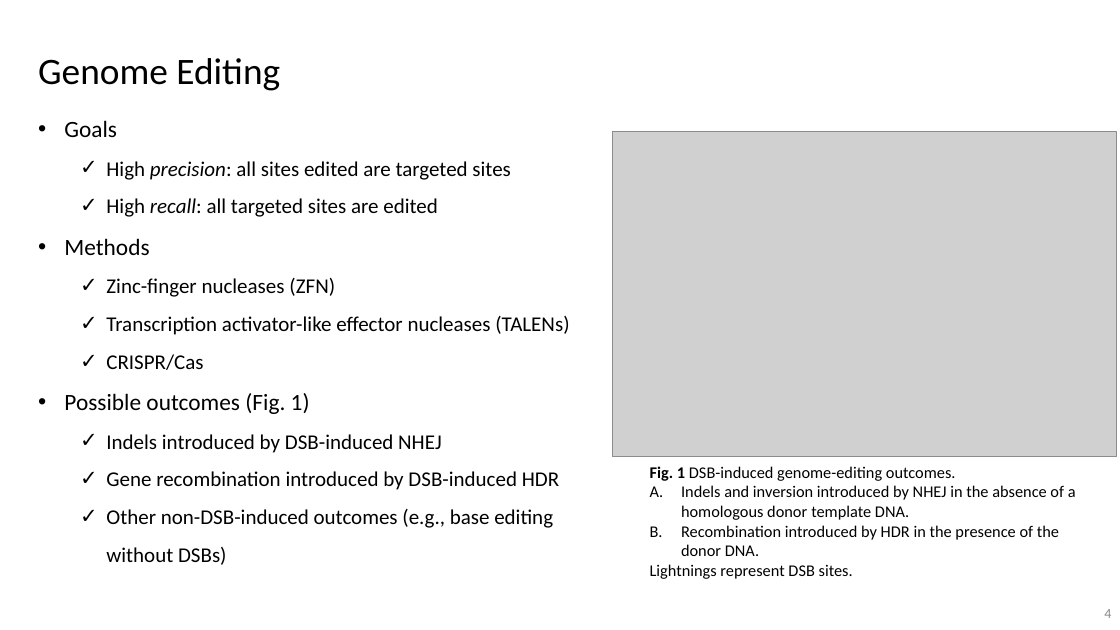
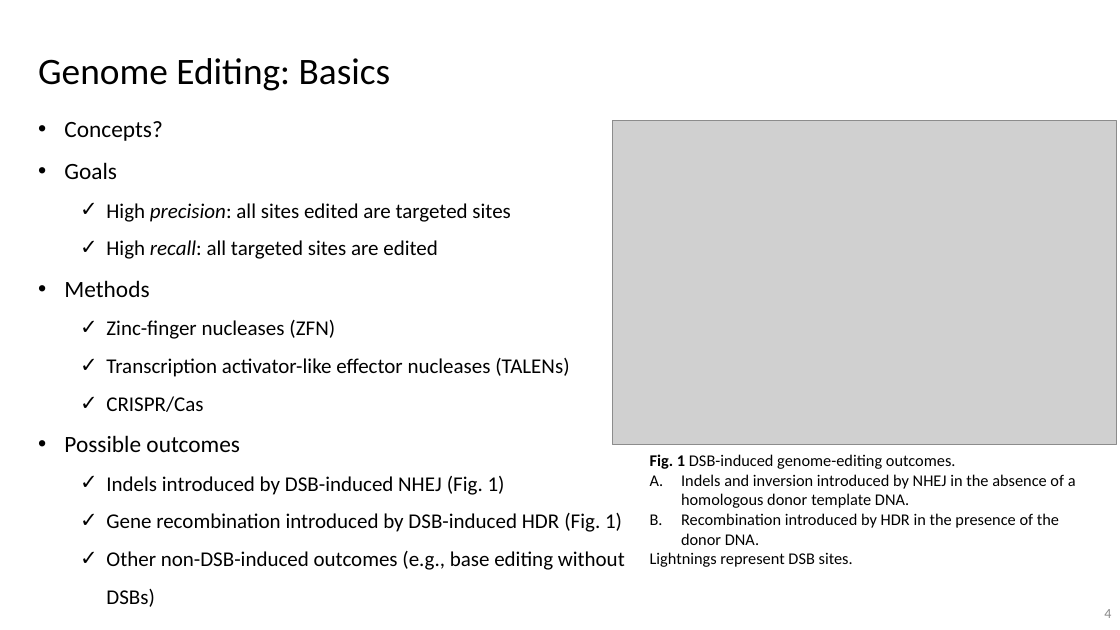
Before and after one commit to vwOvOwv/PKU-Undergraduate-Course, a slide deck: slide 4 of 遗传学(Genetics)/讨论课/Topic-3_遗传学技术/CRISPR-Cas.pptx. Drawn at 1120x630 pixels with LibreOffice and Linux fonts; fonts in the diff are those of the drawing; grey boxes stand for pictures. Boxes give left, top, right and bottom in pixels: in the first picture for what was removed or moved away, otherwise in the second. Text is boxed around its words. In the diff, an @@ line names an element or a change of style, - is before the commit and + after.

```diff
--- a/遗传学(Genetics)/讨论课/Topic-3_遗传学技术/CRISPR-Cas.pptx
+++ b/遗传学(Genetics)/讨论课/Topic-3_遗传学技术/CRISPR-Cas.pptx
@@ text at <box>38,58,391,91</box>: text changed @@
-Genome Editing
+Genome Editing: Basics
@@ text at <box>64,121,163,141</box>: paragraph added @@
+• Concepts?
@@ picture: place and size @@
-picture at <box>613,132,1117,457</box>
+picture at <box>613,120,1117,445</box>
@@ text at <box>64,435,622,532</box>: text changed @@
-• Possible outcomes (Fig. 1)
-  ✓ Indels introduced by DSB-induced NHEJ
-  ✓ Gene recombination introduced by DSB-induced HDR
+• Possible outcomes
+  ✓ Indels introduced by DSB-induced NHEJ (Fig. 1)
+  ✓ Gene recombination introduced by DSB-induced HDR (Fig. 1)
@@ text "Fig. 1 DSB-induced genome-editing outcomes.": place and size @@
-text "Fig. 1 DSB-induced genome-editing outcomes." at <box>650,466,1076,579</box>
+text "Fig. 1 DSB-induced genome-editing outcomes." at <box>650,454,1076,567</box>
```
Also in this commit, not shown: 8 other slides changed, 5 slides added, 2 slides removed.
